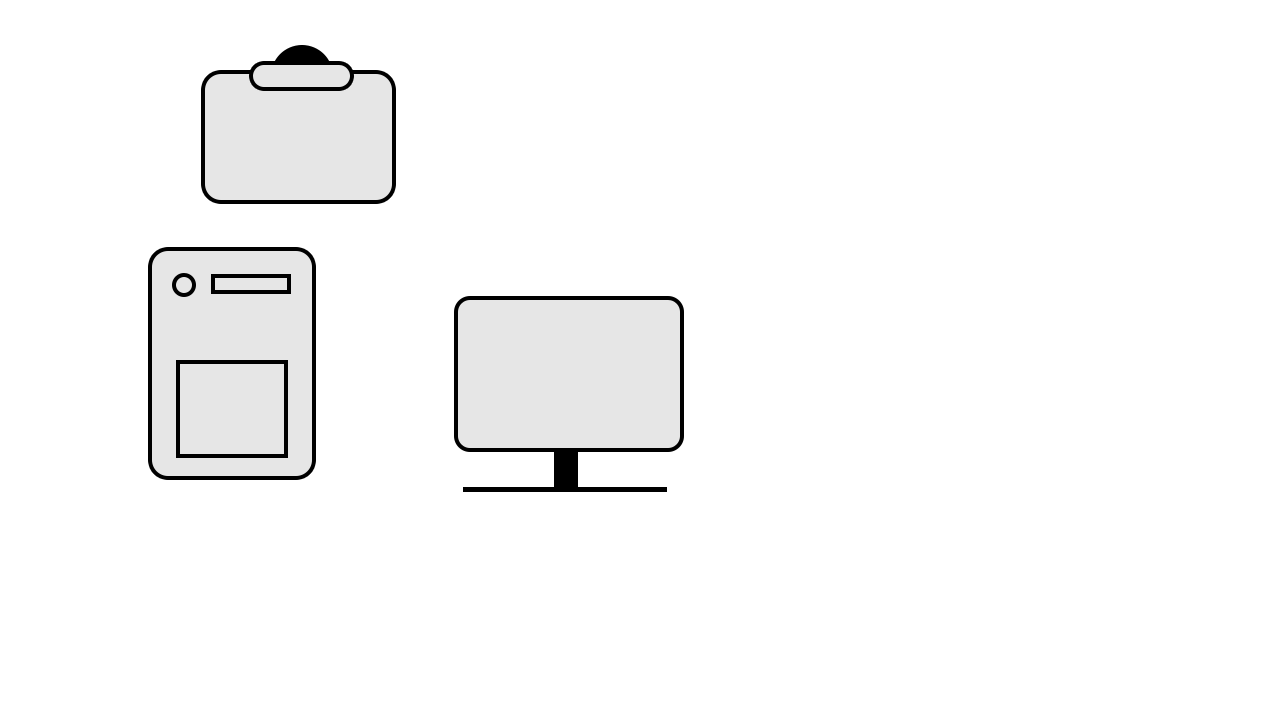
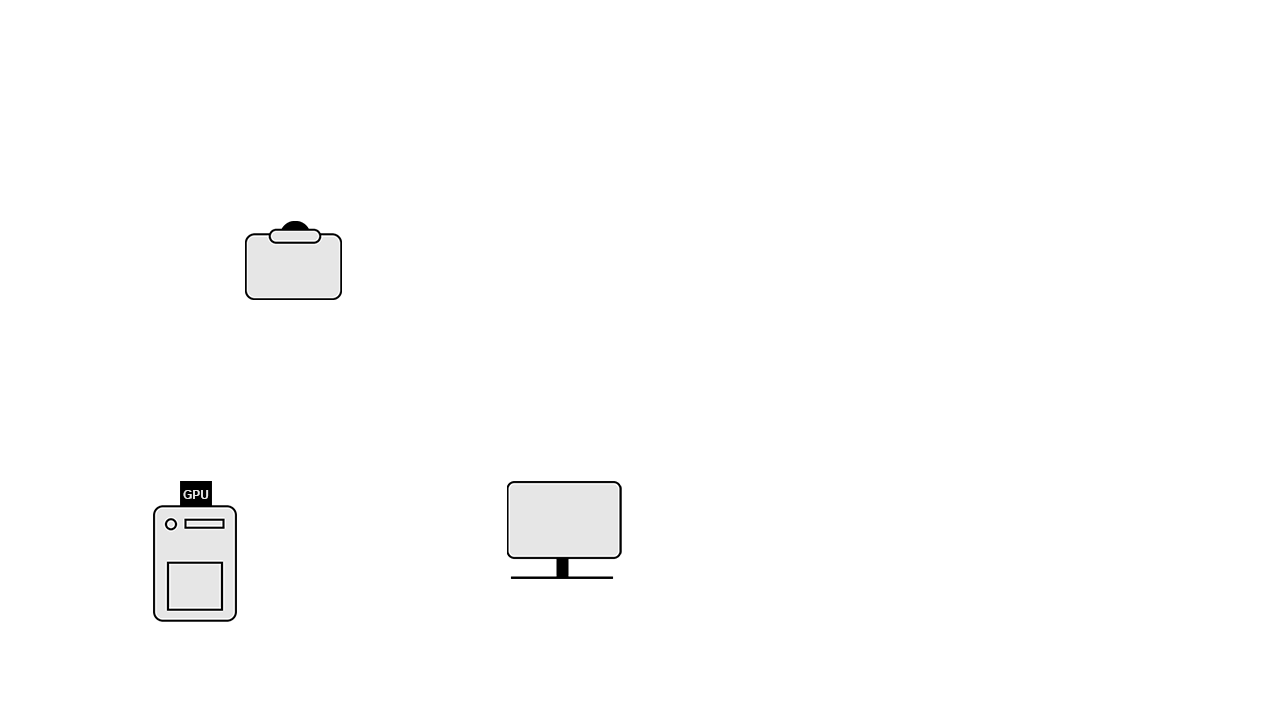
Layered file, before and after one edit (1280 × 720). Changes by layer:
painted on "Monitor" over [left=454, top=296, right=684, bottom=579]
painted on "Projektor" over [left=201, top=45, right=396, bottom=300]
added group "Rechner" (1st of 2) with 2 layers above "Ebene 1" over [left=153, top=481, right=237, bottom=622]
added layer "Rechner" (2nd of 2, in "Rechner") in group "Rechner" over [left=153, top=505, right=237, bottom=622]
renamed "Rechner" to "GPU", moved it into group "Rechner", painted on it over [left=148, top=247, right=316, bottom=515]
